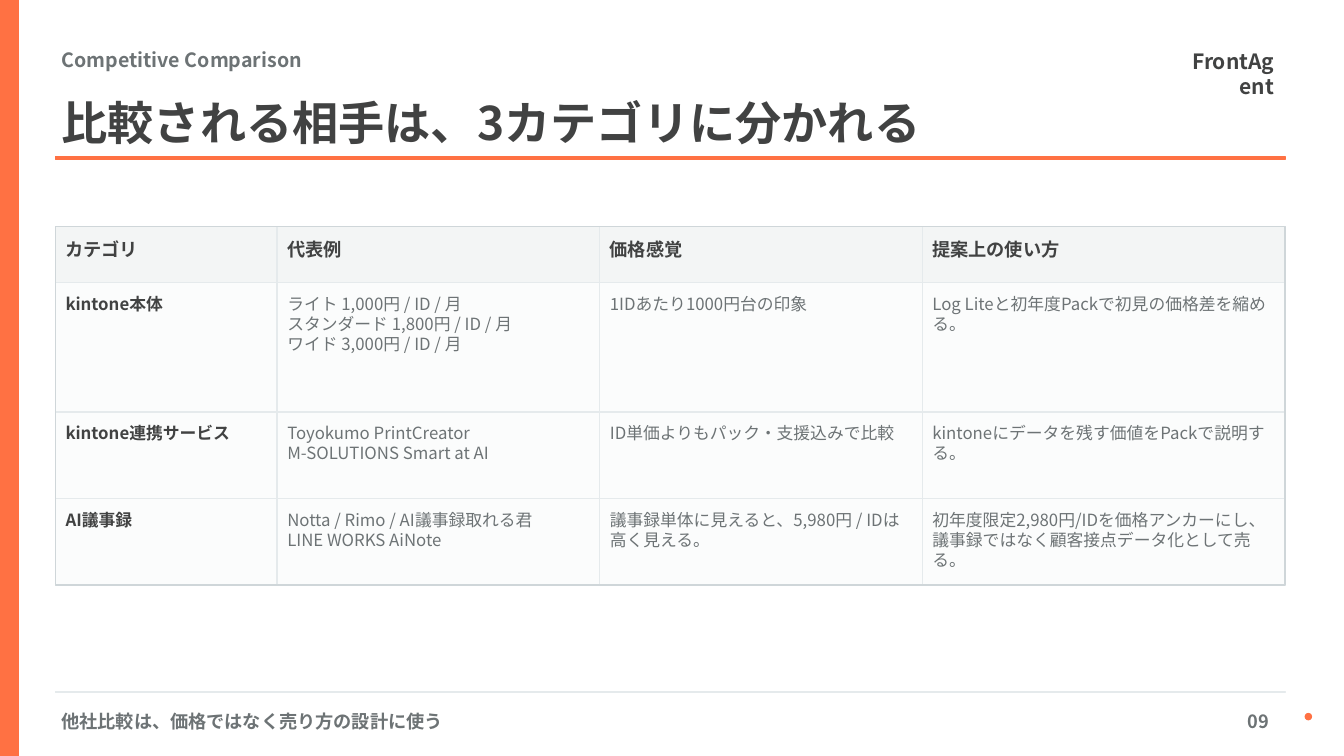
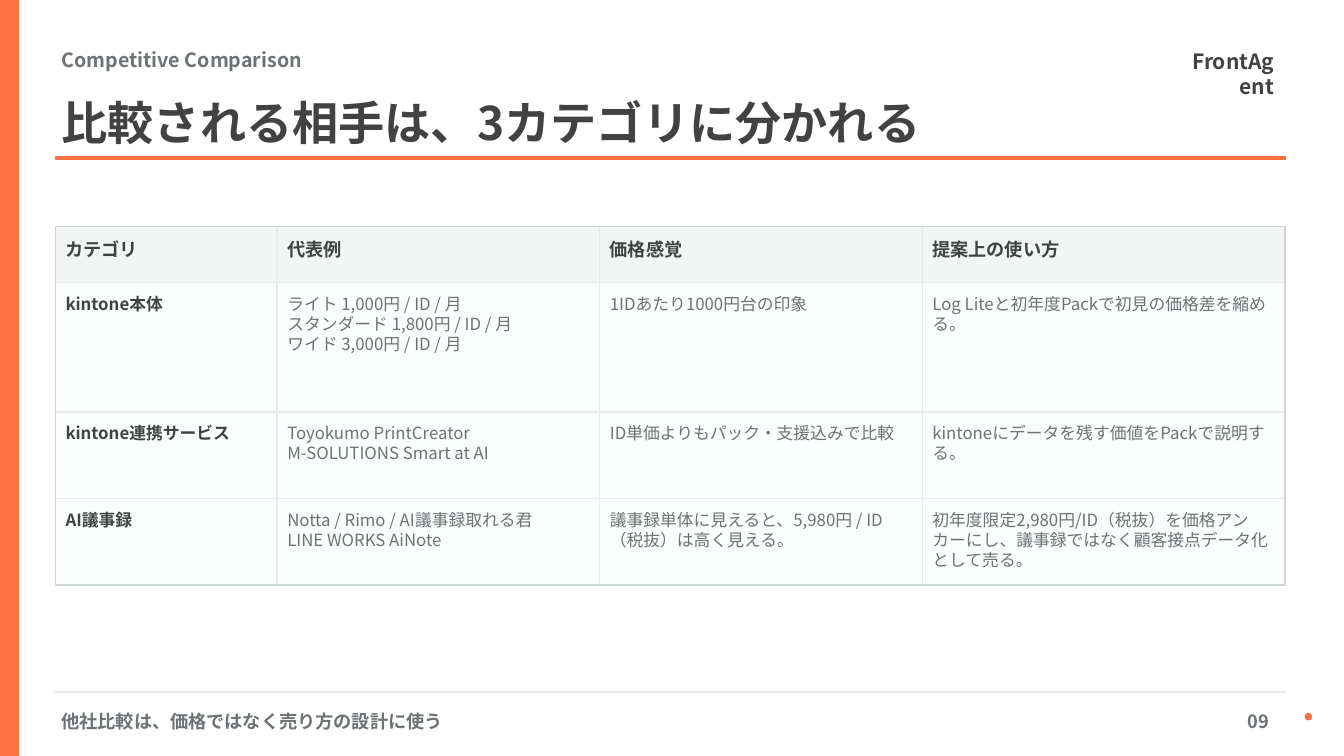
Before and after one commit to zumizumi-3/zumi-dev-lab, a slide deck: slide 9 of deck-system/decks/umee-sbcs-kintone-plan/exports/umee-sbcs-kintone-plan-editable.pptx. Drawn at 1344x756 pixels with LibreOffice and Linux fonts; fonts in the diff are those of the drawing. Boxes give left, top, right and bottom in pixels: in the first picture for what was removed or moved away, otherwise in the second. Text is boxed around its words. In the diff, an @@ line names an element or a change of style, - is before the commit and + after.

```diff
--- a/deck-system/decks/umee-sbcs-kintone-plan/exports/umee-sbcs-kintone-plan-editable.pptx
+++ b/deck-system/decks/umee-sbcs-kintone-plan/exports/umee-sbcs-kintone-plan-editable.pptx
@@ text at [610, 512, 882, 548]: text changed @@
-議事録単体に見えると、5,980円 / IDは高く見える。
+議事録単体に見えると、5,980円 / ID（税抜）は高く見える。
@@ text at [932, 512, 1268, 567]: text changed @@
-初年度限定2,980円/IDを価格アンカーにし、議事録ではなく顧客接点データ化として売る。
+初年度限定2,980円/ID（税抜）を価格アンカーにし、議事録ではなく顧客接点データ化として売る。
```
Also in this commit, not shown: 6 other slides changed, 31 other files.
